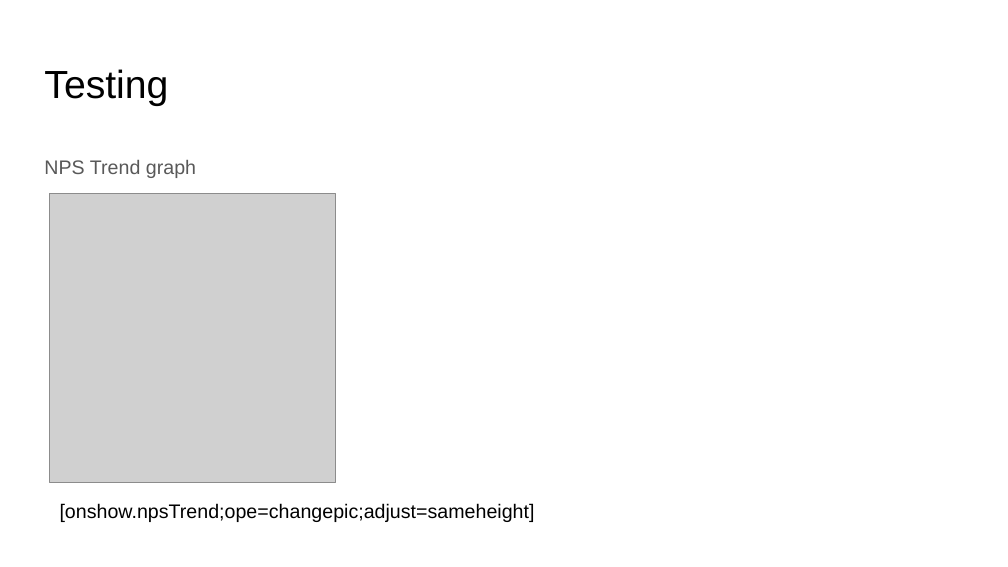
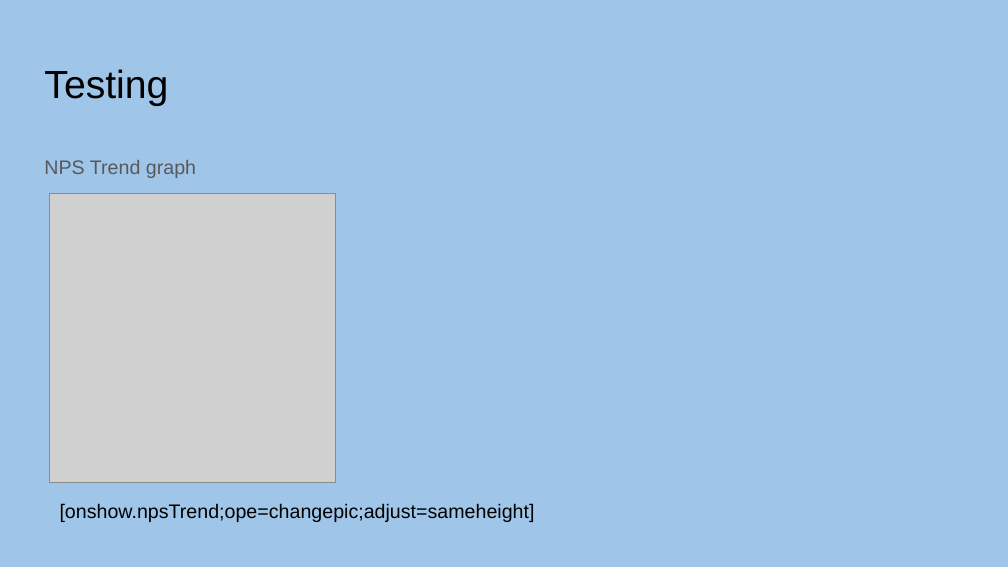
Before and after one commit to terenceybwong/ppt, a slide deck: slide 2 of data/template.pptx. Drawn at 1008x567 pixels with LibreOffice and Linux fonts; fonts in the diff are those of the drawing; grey boxes stand for pictures. Boxes give left, top, right and bottom in pixels: in the first picture for what was removed or moved away, otherwise in the second. Text is boxed around its words. In the diff, an @@ line names an element or a change of style, - is before the commit and + after.

Commit message:
Add background to Powerpoint template

```diff
--- a/data/template.pptx
+++ b/data/template.pptx
@@ background #FFFFFF to #9FC5E8 @@
```
